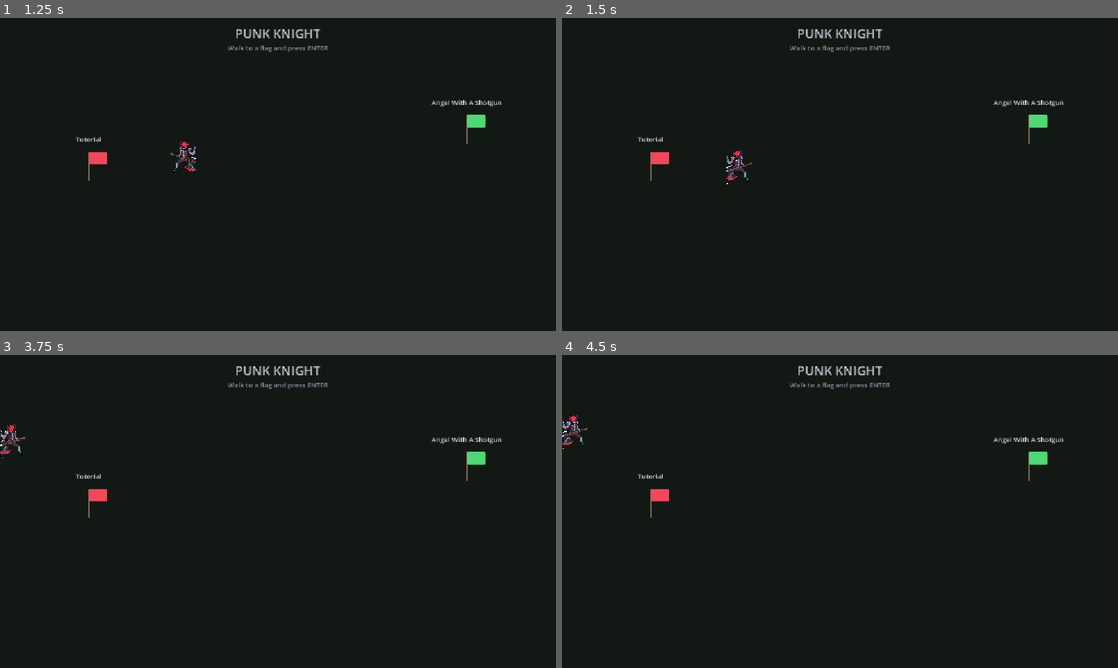
Above: before the commit, frames 1-4 (two rows, left to right).
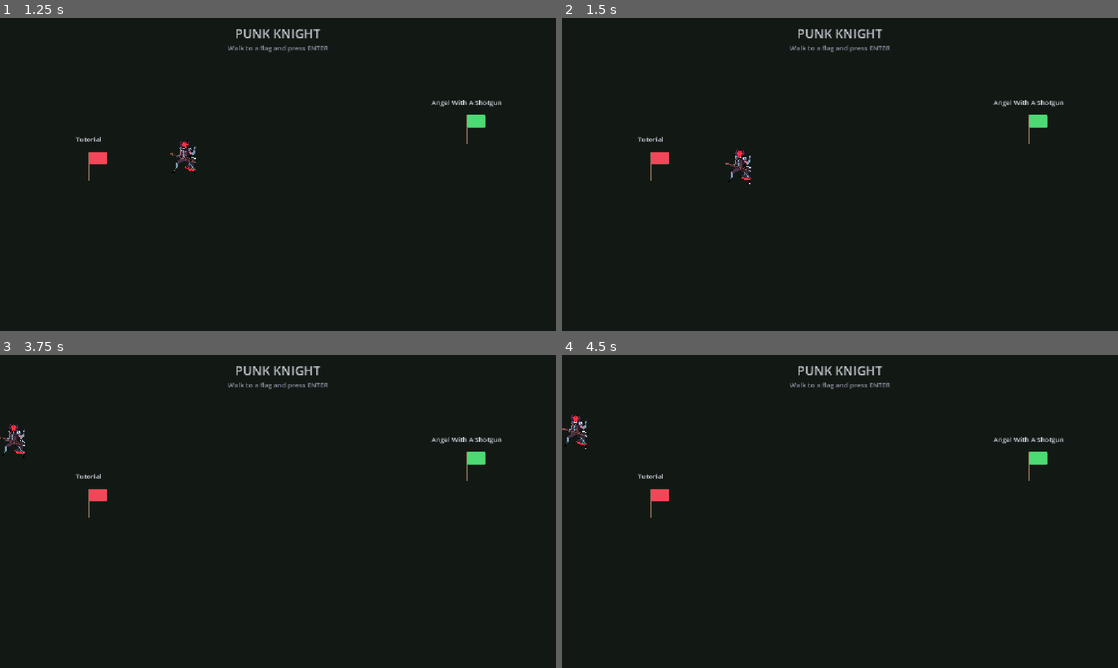
Above: after the commit, the same moments.

Repository: benjamintian2005/punk-knight
Game: Godot game, scene res://scenes/TitleScreen.tscn
The game is run twice, just before and just after one commit, with the same random seed, the same clock (stepped at 60 frames per second) and the same inputs.
Inputs (mouse positions are in pixels of both pictures, inside the frame that each line leads up to):
- Up to frame 1 (1.25 s): tap Enter (ui_accept) at 0.5, 0.77 s; move the mouse to (400, 158) at 0.52 s; hold D from 0.53 s (still down); hold Left (lane_0) from 0.53 s (still down); click (400, 158) at 0.67 s
- Up to frame 2 (1.5 s): tap Enter (ui_accept) at 1.25 s; move the mouse to (728, 190) at 1.27 s; release D at 1.28 s; release Left (lane_0) at 1.28 s; tap Down (lane_1) at 1.35 s
- Up to frame 3 (3.75 s): tap Enter (ui_accept) at 1.52, 2, 2.75, 3.02, 3.5 s; move the mouse to (333, 442) at 2.02 s; hold Up (lane_2) 2.03-2.78 s; hold D 2.03-3.53 s; move the mouse to (250, 574) at 2.77 s; tap Right (lane_3) at 2.85 s; click (250, 574) at 2.92 s; move the mouse to (444, 558) at 3.52 s; tap F at 3.6 s
- Up to frame 4 (4.5 s): tap Enter (ui_accept) at 3.77, 4.25 s; tap Escape (ui_cancel) at 4.15 s; move the mouse to (673, 464) at 4.27 s; tap J at 4.35 s

Frame 1 is identical in both runs. In frame 2, 0.3% of the frame differs, in the area x 29-35%, y 41-54%; in frame 3, 0.3%; in frame 4, 0.3%, in the area x 0-5%, y 18-30%.

Commit message:
Fix overworld player facing direction during vertical-only movement
flip_h was being set unconditionally on every movement frame, so
walking straight up/down (dir.x == 0) snapped the sprite to face right
regardless of which way it was actually last facing. Found in review.

Co-Authored-By: Claude Sonnet 5 <noreply@anthropic.com>
Claude-Session: https://claude.ai/code/session_016HjaUzBef9n3auBLiqnyCd

Diff:
--- a/scripts/LevelSelect.gd
+++ b/scripts/LevelSelect.gd
@@ -144,7 +144,8 @@
 		player_pos += dir.normalized() * PLAYER_SPEED * delta
 		player_pos.x = clampf(player_pos.x, 24.0, vsize.x - 24.0)
 		player_pos.y = clampf(player_pos.y, 90.0, vsize.y - 24.0)
-		player.flip_h = dir.x < 0.0
+		if dir.x != 0.0:
+			player.flip_h = dir.x < 0.0
 		_update_player_position()
 
 	_update_nearby_flag()
